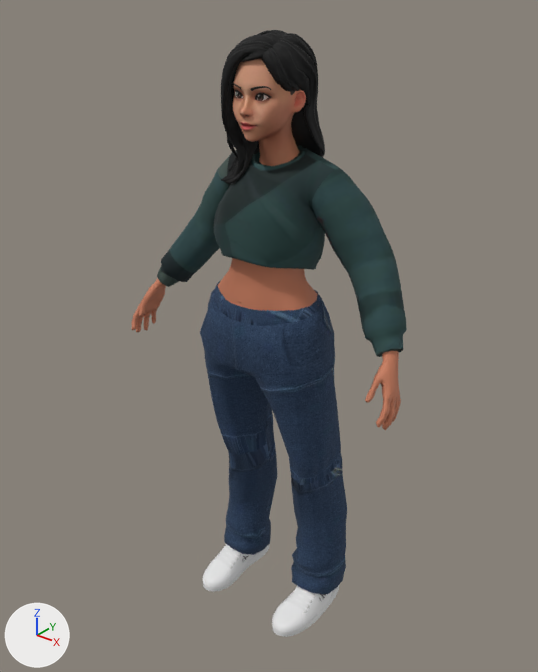
The glTF model Assets/Ready Player Me/Avatars/666b31b07661c2170e54df8f/a00ac901f4f7ec204ac59c9af1625cc6/666b31b07661c2170e54df8f.glb: old version first, new version second.
Camera for both pictures: a 50 mm lens placed at (1.206, -1.555, 1.893), pointed at (-0.02, -0.023, 0.943). Every picture has the same lights, and +X, +Y and +Z are marked at lower left. Vertices at the same position are counted once.

The first picture shows 'Wolf3D_Body', 'Wolf3D_Hair', 'Wolf3D_Head', 'Wolf3D_Outfit_Bottom', 'Wolf3D_Outfit_Footwear', 'Wolf3D_Outfit_Top'.
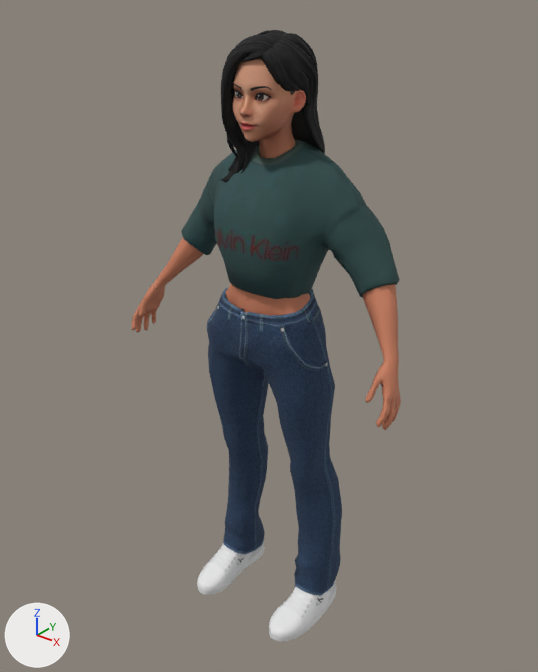
Changed parts and their boxes (x1, y1, x2, y2) in the pictures (538 x 672 px):
'Wolf3D_Outfit_Bottom', reshaped (7% narrower): before (200, 281, 347, 594); after (206, 287, 342, 596)
'Wolf3D_Outfit_Top', reshaped (12% narrower, 25% shorter): before (157, 145, 407, 357); after (181, 140, 400, 299)
'Wolf3D_Body', reshaped (12% taller): before (131, 258, 401, 430); after (131, 238, 401, 430)
'Wolf3D_Outfit_Footwear', reshaped (9% taller): before (202, 544, 339, 637); after (197, 541, 336, 642)
part 1 of me_wolf3d_body, rebuilt: before (218, 258, 318, 311); after (225, 284, 310, 316)
part 2 of me_wolf3d_body, built on: before (376, 351, 399, 381); after (362, 284, 399, 381)
part 3 of me_wolf3d_body, built on: before (148, 278, 166, 300); after (148, 238, 203, 300)
part 4 of me_wolf3d_outfit_bottom, rebuilt (7% narrower): before (200, 290, 347, 594); after (206, 287, 342, 596)
part 5 of me_wolf3d_outfit_bottom, deleted (blue): before (212, 281, 320, 327)
part 6 of me_wolf3d_outfit_footwear, rebuilt: before (202, 544, 269, 592); after (197, 541, 265, 595)
part 7 of me_wolf3d_outfit_footwear, rebuilt: before (272, 585, 339, 637); after (269, 580, 336, 642)
part 8 of me_wolf3d_outfit_top, rebuilt (12% narrower, 24% shorter): before (157, 148, 407, 357); after (181, 140, 400, 299)
part 9 of me_wolf3d_outfit_top, deleted: before (251, 145, 305, 171)

The edits, one by one:
me_wolf3d_body is used by ob_wolf3d_body; location (0.0, 0.0, 0.0).
me_wolf3d_body had 894 vertices, 1720 faces and spanned x -0.464..0.464, y -0.177..0.08, z 0.871..1.241.
me_wolf3d_body now has 980 vertices, 1892 faces and spans x -0.464..0.464, y -0.177..0.08, z 0.871..1.211.
me_wolf3d_body part 1: the loose piece of 160 vertices spanning x -0.158..0.158, y -0.175..0.08, z 0.966..1.241 is rebuilt with 138 vertices and now spans x -0.128..0.128, y -0.141..0.08, z 0.981..1.211.
me_wolf3d_body part 2: 35 vertices moved from x 0.389..0.435, y -0.108..-0.043, z 0.987..1.051 to x 0.391..0.436, y -0.108..-0.045, z 0.988..1.051; 8 vertices removed from x 0.377..0.411, y -0.082..-0.033, z 1.038..1.064; 62 vertices added at x 0.265..0.411, y -0.081..0.054, z 1.039..1.21.
me_wolf3d_body part 3: 34 vertices moved from x -0.435..-0.389, y -0.108..-0.043, z 0.99..1.051 to x -0.436..-0.391, y -0.108..-0.045, z 0.99..1.051; 8 vertices removed from x -0.411..-0.377, y -0.082..-0.033, z 1.038..1.064; 62 vertices added at x -0.411..-0.265, y -0.081..0.054, z 1.039..1.21.
me_wolf3d_outfit_bottom is used by ob_wolf3d_outfit_bottom; location (0.0, 0.0, 0.0).
me_wolf3d_outfit_bottom had 667 vertices, 1280 faces and spanned x -0.232..0.23, y -0.196..0.135, z 0.059..1.1.
me_wolf3d_outfit_bottom now has 616 vertices, 1164 faces and spans x -0.223..0.22, y -0.169..0.108, z 0.065..1.089.
me_wolf3d_outfit_bottom part 4: the loose piece of 570 vertices spanning x -0.232..0.23, y -0.196..0.135, z 0.059..1.093 is rebuilt with 616 vertices and now spans x -0.223..0.22, y -0.169..0.108, z 0.065..1.089.
me_wolf3d_outfit_bottom part 5: the loose piece of 97 vertices spanning x -0.173..0.174, y -0.183..0.066, z 1.004..1.1 is deleted.
me_wolf3d_outfit_footwear is used by ob_wolf3d_outfit_footwear; location (0.0, 0.0, 0.0).
me_wolf3d_outfit_footwear had 451 vertices, 847 faces and spanned x -0.214..0.214, y -0.2..0.124, z 0.0..0.139.
me_wolf3d_outfit_footwear now has 515 vertices, 847 faces and spans x -0.218..0.217, y -0.222..0.102, z 0.0..0.138.
me_wolf3d_outfit_footwear part 6: the loose piece of 226 vertices spanning x -0.214..-0.103, y -0.199..0.124, z 0.0..0.139 is rebuilt with 259 vertices and now spans x -0.218..-0.108, y -0.221..0.102, z 0.0..0.138.
me_wolf3d_outfit_footwear part 7: the loose piece of 207 vertices spanning x 0.103..0.214, y -0.2..0.124, z 0.0..0.139 is rebuilt with 238 vertices and now spans x 0.107..0.217, y -0.222..0.102, z 0.0..0.138.
me_wolf3d_outfit_top is used by ob_wolf3d_outfit_top; location (0.0, 0.0, 0.0).
me_wolf3d_outfit_top had 1337 vertices, 2604 faces and spanned x -0.426..0.426, y -0.187..0.093, z 1.02..1.496.
me_wolf3d_outfit_top now has 587 vertices, 1148 faces and spans x -0.371..0.364, y -0.18..0.098, z 1.108..1.515.
me_wolf3d_outfit_top part 8: the loose piece of 1272 vertices spanning x -0.426..0.426, y -0.187..0.093, z 1.02..1.485 is rebuilt with 587 vertices and now spans x -0.371..0.364, y -0.18..0.098, z 1.108..1.515.
me_wolf3d_outfit_top part 9: the loose piece of 65 vertices spanning x -0.083..0.083, y -0.079..0.045, z 1.429..1.496 is deleted.
